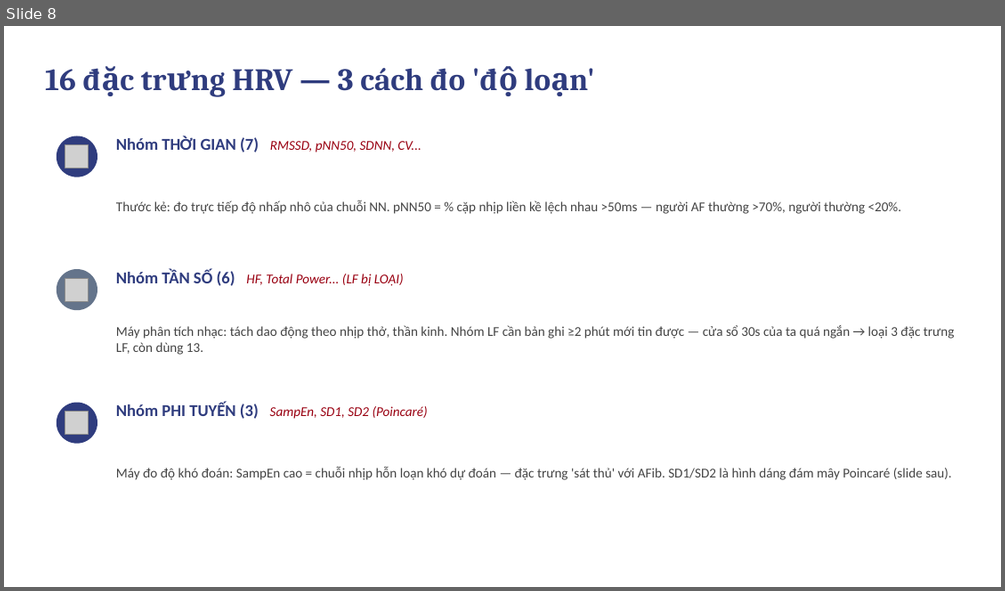
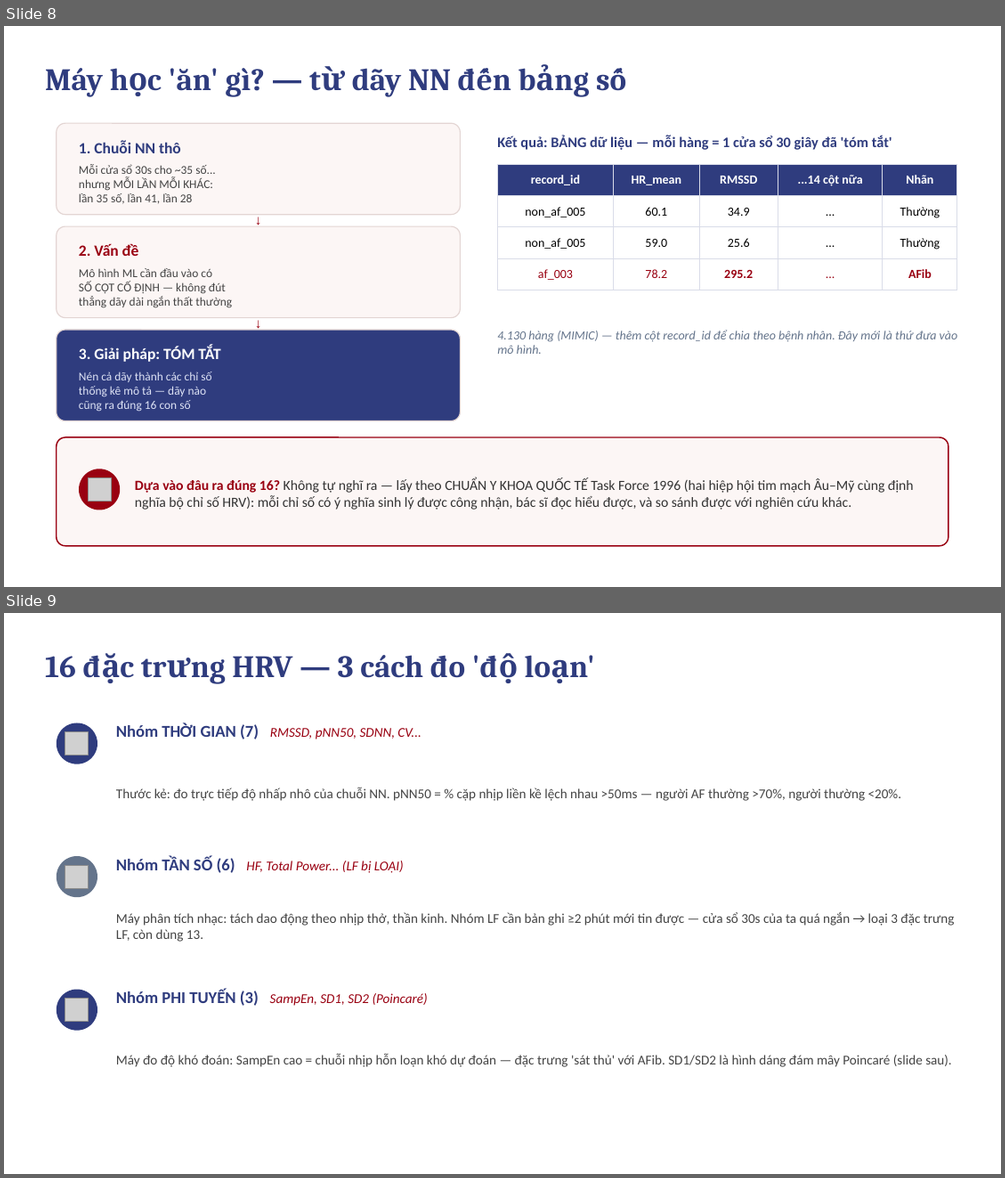
Before and after one commit to HealthSense-IUH/HealthSense-MachineLearning-Lab, a slide deck: docs/HealthSense_ML_Slides.pptx. Shown one above the other, each under a label of ours: slide 8 before the commit, slides 8 and 9 after it. The pictures are 1005x591 and 1005x1178 pixels, drawn with LibreOffice and Linux fonts; fonts in the diff are those of the drawing; grey boxes stand for pictures. Boxes give left, top, right and bottom in pixels: in the first picture for what was removed or moved away, otherwise in the second. Text is boxed around its words. In the diff, an @@ line names an element or a change of style, - is before the commit and + after.

```diff
--- a/docs/HealthSense_ML_Slides.pptx
+++ b/docs/HealthSense_ML_Slides.pptx
@@ slide 8 added at <box>4,26,1001,587</box>, background #FFFFFF @@
@@ text added at <box>45,68,622,97</box>, 30 pt, text #2F3C7E, bold @@
+Máy học 'ăn' gì? — từ dãy NN đến bảng số
@@ rounded rectangle added at <box>57,123,461,215</box>, fill #FCF6F5, outline #E3D5D3 1 pt @@
@@ text added at <box>79,140,181,153</box>, 15 pt, text #2F3C7E, bold @@
+1. Chuỗi NN thô
@@ text added at <box>497,135,892,150</box>, 14 pt, text #2F3C7E, bold @@
+Kết quả: BẢNG dữ liệu — mỗi hàng = 1 cửa sổ 30 giây đã 'tóm tắt'
@@ text added at <box>79,164,216,204</box>, 11.5 pt, text #444444 @@
+Mỗi cửa sổ 30s cho ~35 số...
+nhưng MỖI LẦN MỖI KHÁC:
+lần 35 số, lần 41, lần 28
@@ table added at <box>498,164,957,283</box>, 4 rows, 5 columns @@
+record_id | HR_mean | RMSSD | ...14 cột nữa | Nhãn
+non_af_005 | 60.1 | 34.9 | ... | Thường
+non_af_005 | 59.0 | 25.6 | ... | Thường
+af_003 | 78.2 | 295.2 | ... | AFib
@@ rounded rectangle added at <box>57,226,461,318</box>, fill #FCF6F5, outline #E3D5D3 1 pt @@
@@ text added at <box>243,213,273,226</box>, 13 pt, text #990011, bold @@
+↓
@@ text added at <box>79,243,139,256</box>, 15 pt, text #990011, bold @@
+2. Vấn đề
@@ text added at <box>79,268,232,308</box>, 11.5 pt, text #444444 @@
+Mô hình ML cần đầu vào có
+SỐ CỘT CỐ ĐỊNH — không đút
+thẳng dãy dài ngắn thất thường
@@ text added at <box>243,316,273,329</box>, 13 pt, text #990011, bold @@
+↓
@@ rounded rectangle added at <box>57,329,461,421</box>, fill #2F3C7E, outline #E3D5D3 1 pt @@
@@ text added at <box>497,329,958,354</box>, 12 pt, text #64748B, italic @@
+4.130 hàng (MIMIC) — thêm cột record_id để chia theo bệnh nhân. Đây mới là thứ đưa vào mô hình.
@@ text added at <box>79,346,220,362</box>, 15 pt, text #FFFFFF, bold @@
+3. Giải pháp: TÓM TẮT
@@ text added at <box>79,371,211,411</box>, 11.5 pt, text #DDE2F5 @@
+Nén cả dãy thành các chỉ số
+thống kê mô tả — dãy nào
+cũng ra đúng 16 con số
@@ rounded rectangle added at <box>57,437,948,546</box>, fill #FCF6F5, outline #990011 1.25 pt @@
@@ ellipse added at <box>79,468,120,510</box>, fill #990011 @@
@@ picture added at <box>88,477,111,501</box> @@
@@ text added at <box>135,477,914,509</box>, 13.5 pt, text #333333 @@
+Dựa vào đâu ra đúng 16? Không tự nghĩ ra — lấy theo CHUẨN Y KHOA QUỐC TẾ Task Force 1996 (hai hiệp hội tim mạch Âu–Mỹ cùng định nghĩa bộ chỉ số HRV): mỗi chỉ số có ý nghĩa sinh lý được công nhận, bác sĩ đọc hiểu được, và so sánh được với nghiên cứu khác.
@@ what was slide 8 is now slide 9 @@
```
